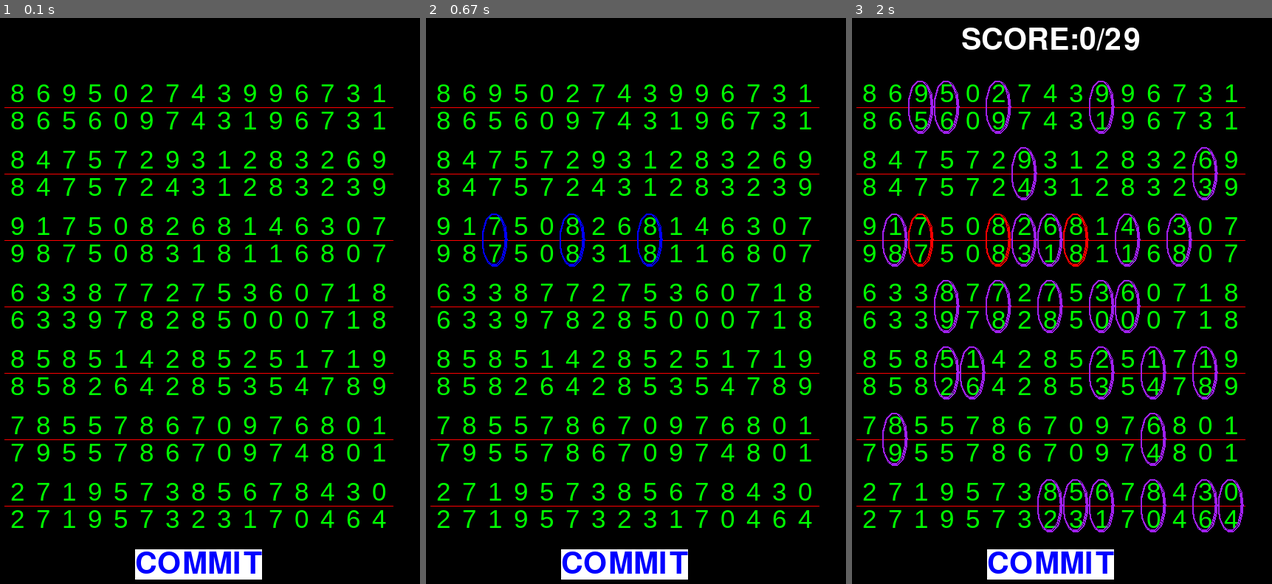
Above: before the commit, frames 1-3 (left to right).
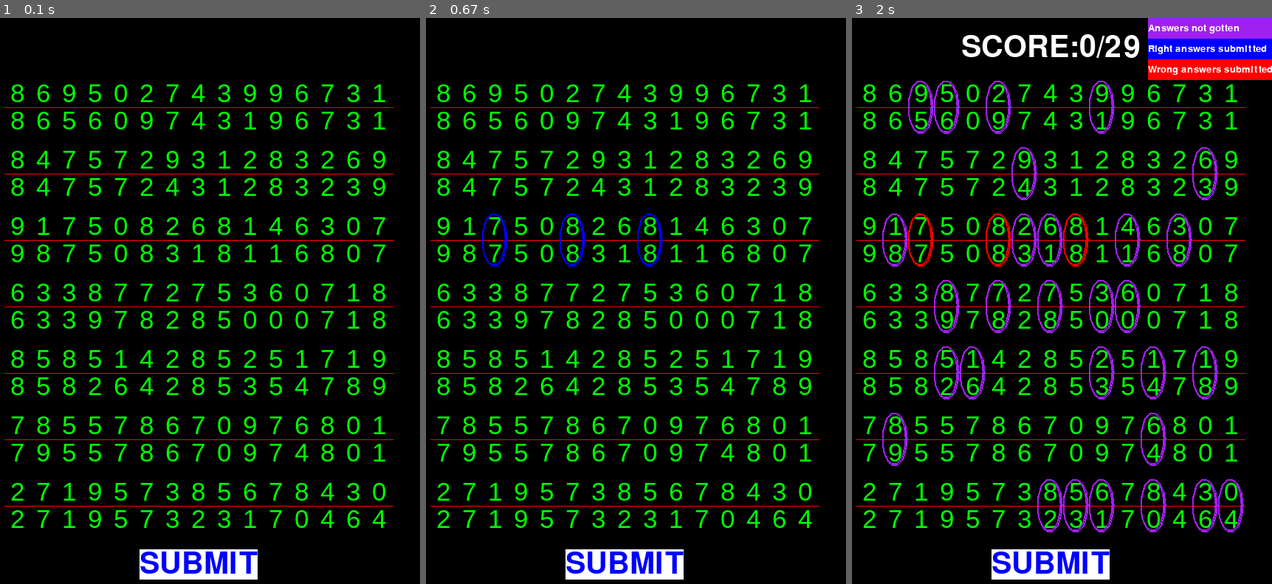
Above: after the commit, the same moments.

Repository: ytqlq/study_pygame
Game: pygame game, started from numpairs.py
Two runs of this game, one before a commit and one after it. Both use one fixed random seed, a clock stepped at 60 frames per second and the inputs below.
Inputs (mouse positions are in pixels of both pictures, inside the frame that each line leads up to):
- Up to frame 1 (0.1 s): no input
- Up to frame 2 (0.67 s): press the mouse at (648, 238) at 0.37 s; move the mouse to (568, 233) at 0.47 s; release the mouse at (489, 227) at 0.6 s
- Up to frame 3 (2 s): press the mouse at (1049, 561) at 1.7 s; move the mouse to (973, 408) at 1.8 s; release the mouse at (898, 255) at 1.93 s

The runs differ from the first frame. In frame 1, 0.8% of the frame differs, in the area x 32-63%, y 93-100%; in frame 2, 0.8%; in frame 3, 5.2%, in the area x 26-100%, y 0-100%.

Commit message:
调整右上角答案颜色区分模块

Diff:
--- a/numpairs.py
+++ b/numpairs.py
@@ -7,59 +7,75 @@
 screen_h = 800
 row = 7
 col = 15
-fontcolor = 'green'
+fontcolor = "green"
 fontsize = 35
-typeface = 'arial'
+typeface = "arial"
 fontspace = 2
-linecolor = 'red'
-flagcolor = 'blue'
-rate = 0.33 # 控制出现错误数字对的概率。
-fps = 60 #刷新频率
-scorecolor = 'white'
+linecolor = "red"
+flagcolor = "blue"
+rate = 0.33  # 控制出现错误数字对的概率。
+fps = 60  # 刷新频率
+scorecolor = "white"
 score_font_size = 60
 commitwidth = 120
 commith = 60
-commit_bg_color = 'white'
-commit_font_color = 'blue'
+commit_bg_color = "white"
+commit_font_color = "blue"
 commit_font_size = 60
-commit_w = screen_w/2
+commit_w = screen_w / 2
 commit_h = 90
-wronganscolor = 'red'
-nongetanscolor = 'purple'
+
+# trsf.w =
+wronganscolor = "red"
+nongetanscolor = "purple"
+showfontcolor = "white"
+
 
 def getanothernum(num):
-    falserate = int(9*rate)
-    TFtest = [True] * (9-falserate) + [False] * (falserate)
+    falserate = int(9 * rate)
+    TFtest = [True] * (9 - falserate) + [False] * (falserate)
     l = list(range(10))
     l.remove(num)
-    if TFtest[random.randint(0,8)]:
+    if TFtest[random.randint(0, 8)]:
         return num
     else:
         return random.choice(l)
 
-def getnumpair(typeface = typeface, fontsize = fontsize, fontcolor = fontcolor):
-    upnum = random.randint(0,9)
+
+def getnumpair(typeface=typeface, fontsize=fontsize, fontcolor=fontcolor):
+    upnum = random.randint(0, 9)
     downnum = getanothernum(upnum)
-    numfont = pygame.font.SysFont(typeface,fontsize)
+    numfont = pygame.font.SysFont(typeface, fontsize)
     upnumsurface = numfont.render(str(upnum), True, fontcolor)
     downnumsurface = numfont.render(str(downnum), True, fontcolor)
     return (upnumsurface, downnumsurface, upnum == downnum)
 
-def showfinalscore(score:int, answer:int, dessurface:pygame.Surface, color = scorecolor):
+
+def showfinalscore(
+    score: int, answer: int, dessurface: pygame.Surface, color=scorecolor
+):
     scorefont = pygame.font.Font(None, score_font_size)
-    score_sf = scorefont.render("SCORE:{0}/{1}".format(score, answer),1,color)
-    score_rect = score_sf.get_rect(centerx = dessurface.get_rect().centerx, y = 10)
-    # print(score_rect.x, score_rect.y)
-    dessurface.blit(score_sf,score_rect)
-    # todo showwrong
-
-def showans(list_rect:list[pygame.Rect],currentsurface:pygame.Surface,copysuface:pygame.Surface,color = wronganscolor):
-    '''
+    score_sf = scorefont.render("SCORE:{0}/{1}".format(score, answer), 1, color)
+    score_rect = score_sf.get_rect(centerx=dessurface.get_rect().centerx, y=20)
+
+    dessurface.blit(score_sf, score_rect)
+
+    return score_rect
+
+
+def showans(
+    list_rect: list[pygame.Rect],
+    currentsurface: pygame.Surface,
+    copysuface: pygame.Surface,
+    color=wronganscolor,
+):
+    """
     圈示错误答案
-    '''
+    """
     for i in list_rect:
-        currentsurface.blit(copysuface,i,i) # 屏幕还原
-        pygame.draw.arc(currentsurface,color,i,0,6.28,2)
+        currentsurface.blit(copysuface, i, i)  # 屏幕还原
+        pygame.draw.arc(currentsurface, color, i, 0, 6.28, 2)
+
 
 def analyse_answer(right_answers, answers):
     not_get = right_answers[:]
@@ -69,51 +85,82 @@
             not_get.remove(item)
         else:
             wrong_ans.append(item)
-    return not_get,wrong_ans
+    return not_get, wrong_ans
+
+
+def colorflag(dessurface: pygame.Surface, position: pygame.Rect, color=showfontcolor):
+
+    size = position.size
+    sf_flag = pygame.Surface(size)
+    font = pygame.font.Font(None, 20)
+
+    rect_list = []
+    for i in range(3):
+        rect_list.append(pygame.Rect(0, 0 + size[1] // 3 * i, size[0], size[1] // 3))
+    color_list = [nongetanscolor, flagcolor, wronganscolor]
+
+    str_lsit = [
+        "Answers not gotten",
+        "Right answers submitted",
+        "Wrong answers submitted",
+    ]
+    for c, r, s in zip(color_list, rect_list, str_lsit):
+        sf_flag.fill(c, r)
+        fontsf = font.render(s, 1, color)
+        fontr = fontsf.get_rect(centery=r.centery)
+        sf_flag.blit(fontsf, fontr)
+
+    dessurface.blit(sf_flag, position)
+
 
 def main():
     pygame.init()
     c = pygame.time.Clock()
-    screen = pygame.display.set_mode((screen_w,screen_h), pygame.SCALED)
+    screen = pygame.display.set_mode((screen_w, screen_h), pygame.SCALED)
 
     block_h = 90
-    topspace = (screen_h - block_h * row)//2
+    topspace = (screen_h - block_h * row) // 2
     block_w = fontsize
-    leftspace = (screen_w - block_w * col)//2
-    l_flag = [] # 上下两块的合起来的块。存入list.
-    # countwrong = 0 # 统计出题时的不一样对的数量，最后输出成绩时使用，表达正确率。
+    leftspace = (screen_w - block_w * col) // 2
+    l_flag = []
+
     right_answer = []
     for i in range(row):
-        # l_flag.append([])
-        pygame.draw.line(screen, linecolor, (leftspace, topspace + fontsize +fontspace//2+ i * block_h), (screen_w - leftspace, topspace + fontsize +fontspace//2 + i * block_h) )
+
+        pygame.draw.line(
+            screen,
+            linecolor,
+            (leftspace, topspace + fontsize + fontspace // 2 + i * block_h),
+            (screen_w - leftspace, topspace + fontsize + fontspace // 2 + i * block_h),
+        )
         for j in range(col):
-            uprect = pygame.Rect((leftspace + j * block_w, topspace + i * block_h), (block_w, fontsize))
-            downrect = uprect.move(0, fontsize +fontspace)
+            uprect = pygame.Rect(
+                (leftspace + j * block_w, topspace + i * block_h), (block_w, fontsize)
+            )
+            downrect = uprect.move(0, fontsize + fontspace)
 
             upnum, downnum, same = getnumpair()
-            # if not same:
-            #     countwrong += 1
-                # right_answer.append
+
             upnumrect = upnum.get_rect()
             upnumrect.center = uprect.center
             downnumrect = downnum.get_rect()
             downnumrect.center = downrect.center
 
             flag_rect = uprect.union(downrect)
-            # print(flag_rect.topleft == uprect.topleft)
-            # l_flag[i].append(flag_rect)
-            l_flag.append((flag_rect,same))
-            screen.blit(upnum,upnumrect)
-            screen.blit(downnum,downnumrect)
-            # print(l_flag)
+
+            l_flag.append((flag_rect, same))
+            screen.blit(upnum, upnumrect)
+            screen.blit(downnum, downnumrect)
+
     existarcrect = []
     screencp = screen.copy()
     finalscore = 0
-    # wronganswerrect = []
-
-    commitfont = pygame.font.Font(None,commit_font_size)
-    commitsf = commitfont.render('COMMIT', 1, commit_font_color, commit_bg_color)
-    commit_font_rect = commitsf.get_rect(centerx = screen.get_rect().centerx, y = screen_h - 80)
+
+    commitfont = pygame.font.Font(None, commit_font_size)
+    commitsf = commitfont.render("SUBMIT", 1, commit_font_color, commit_bg_color)
+    commit_font_rect = commitsf.get_rect(
+        centerx=screen.get_rect().centerx, y=screen_h - 80
+    )
     screen.blit(commitsf, commit_font_rect)
 
     showscore = False
@@ -122,58 +169,57 @@
 
         for e in pygame.event.get():
             if e.type == pygame.QUIT:
-                # print('Total score:{0}/{1}'.format((finalscore - len(wronganswerrect)),countwrong))
                 sys.exit()
 
         mps = pygame.mouse.get_pressed()
         if mps[0]:
-            x,y = pygame.mouse.get_pos()
-            if commit_font_rect.collidepoint(x,y) and not showscore:
-                # no_get_ans = list(set(right_answer) - (set(existarcrect) - set(wronganswerrect)))
+            x, y = pygame.mouse.get_pos()
+            if commit_font_rect.collidepoint(x, y) and not showscore:# 点击提交按钮后的显示。
                 no_get_ans, wronganswerrect = analyse_answer(right_answer, existarcrect)
-                showfinalscore(finalscore - len(wronganswerrect), len(right_answer), screen)
-                showans(wronganswerrect,screen,screencp)
-                showans(no_get_ans,screen,screencp,color=nongetanscolor)
+                fs_rect = showfinalscore(
+                    finalscore - len(wronganswerrect), len(right_answer), screen
+                )
+                showans(wronganswerrect, screen, screencp)
+                showans(no_get_ans, screen, screencp, color=nongetanscolor)
+
+                colorflag(
+                    screen,
+                    pygame.Rect(
+                        fs_rect.right + 10,
+                        0,
+                        (screen_w - fs_rect.size[0]) // 2 - 10,
+                        topspace,
+                    ),
+                )
                 showscore = True
-                # return
-                # print('gg')
 
             for i, same in l_flag:
-                # for i in item:
-                if not same and i not in right_answer:#获取正确答案数据
+
+                if not same and i not in right_answer:
                     right_answer.append(i)
 
-                if i.collidepoint(x,y):
-                    # print('mousepressed.')
-                    # pygame.draw.ellipse(screen,'red',i)
+                if i.collidepoint(x, y):
+
                     if not showscore:
-                        arcrect = pygame.draw.arc(screen,flagcolor,i,0,6.28,2)
+                        arcrect = pygame.draw.arc(screen, flagcolor, i, 0, 6.28, 2)
                         if arcrect not in existarcrect:
                             existarcrect.append(arcrect)
                             finalscore += 1
 
-                            # if same:
-                            #     wronganswerrect.append(arcrect)
-
-        if mps[2]:# 点右键去掉椭圆标记。
-            x,y = pygame.mouse.get_pos()
+        if mps[2]:  # 点右键去掉椭圆标记。
+            x, y = pygame.mouse.get_pos()
             for r in existarcrect:
-                if r.collidepoint(x,y):
+                if r.collidepoint(x, y):
                     if not showscore:
-                        screen.blit(screencp,r,r)
+                        screen.blit(screencp, r, r)
                         finalscore -= 1
                         existarcrect.remove(r)
-                        # if r in wronganswerrect:
-                        #     wronganswerrect.remove(r)
-
-
 
         pygame.display.update()
 
         c.tick(fps)
-    # pygame.quit()
-
-
-if __name__ == '__main__':
+
+
+if __name__ == "__main__":
     main()
     pygame.quit()
